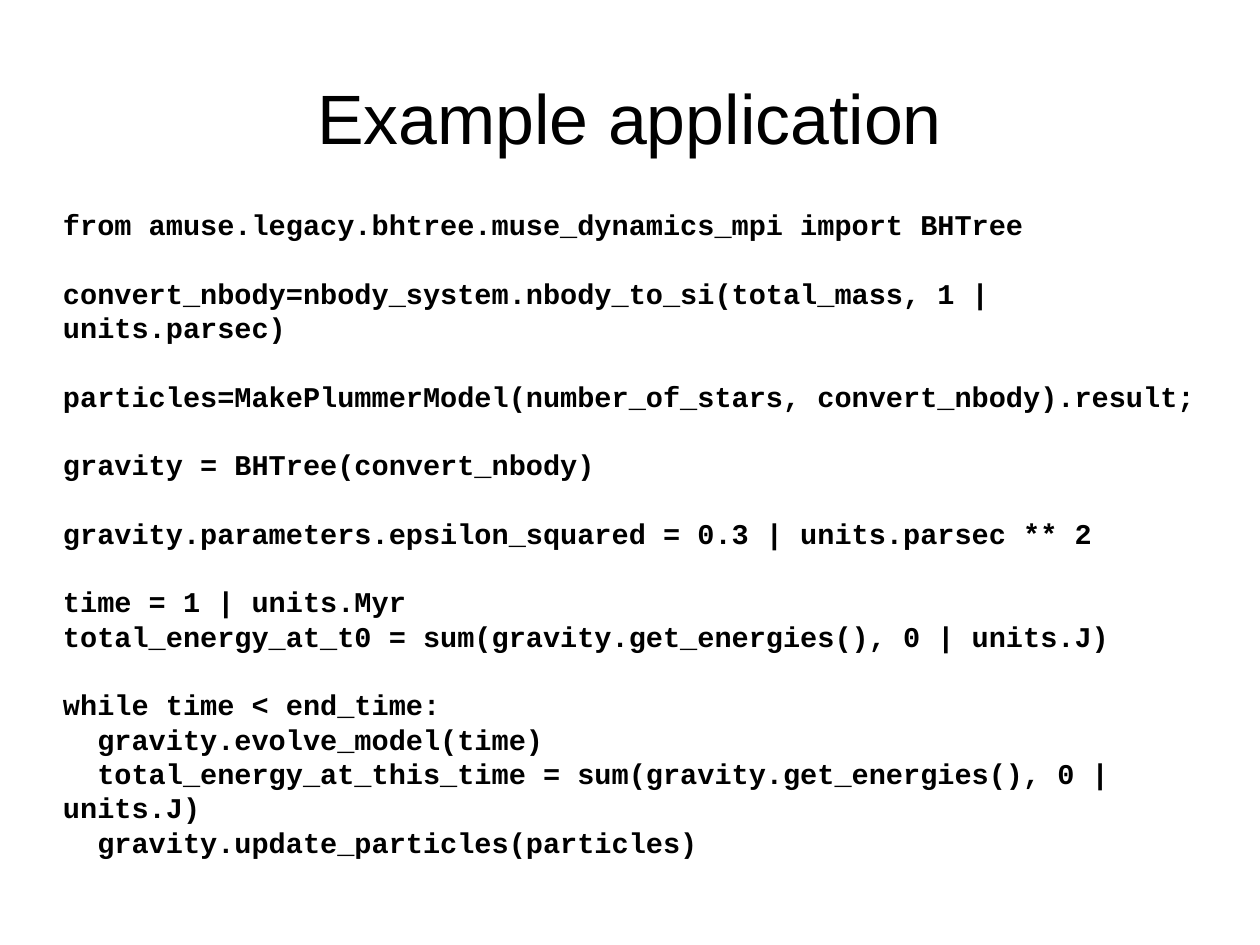
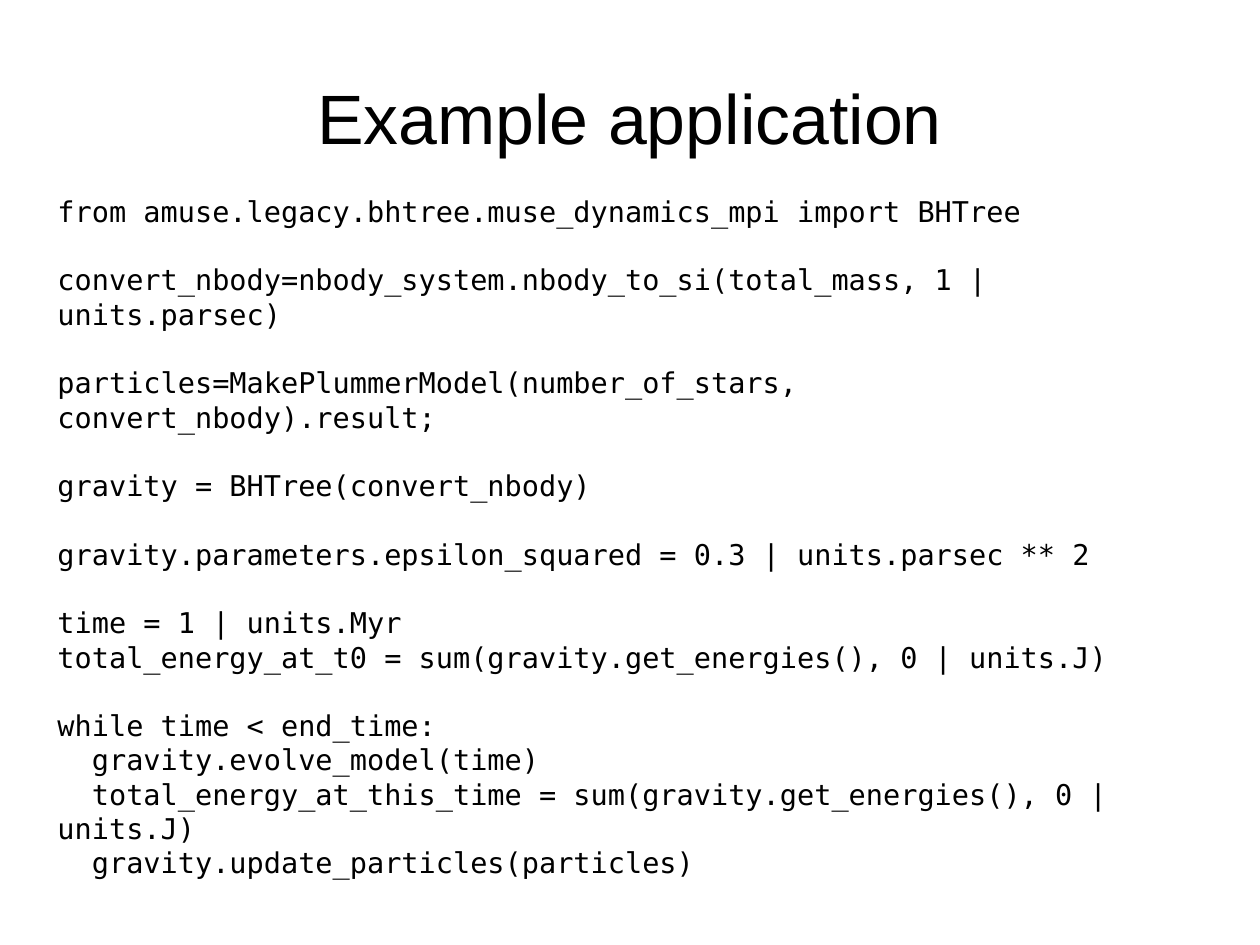
Before and after one commit to amusecode/amuse, a slide deck: slide 28 of doc/design/amuse-workshop-2009.odp. Drawn at 1260x945 pixels with LibreOffice and Linux fonts; fonts in the diff are those of the drawing. Boxes give left, top, right and bottom in pixels: in the first picture for what was removed or moved away, otherwise in the second. Text is boxed around its words. In the diff, an @@ line names an element or a change of style, - is before the commit and + after.

Commit message:
font change

```diff
--- a/doc/design/amuse-workshop-2009.odp
+++ b/doc/design/amuse-workshop-2009.odp
@@ subtitle "from amuse.legacy.bhtree.muse_dynamics_mpi import BHTree": place and size @@
-subtitle "from amuse.legacy.bhtree.muse_dynamics_mpi import BHTree" at [63,215,1194,859]
+subtitle "from amuse.legacy.bhtree.muse_dynamics_mpi import BHTree" at [57,200,1107,879]
@@ subtitle "from amuse.legacy.bhtree.muse_dynamics_mpi import BHTree" at [57,200,1107,879]: font Courier New to DejaVu Sans Mono, bold off @@
```
Also in this commit, not shown: 1 other slide changed.
